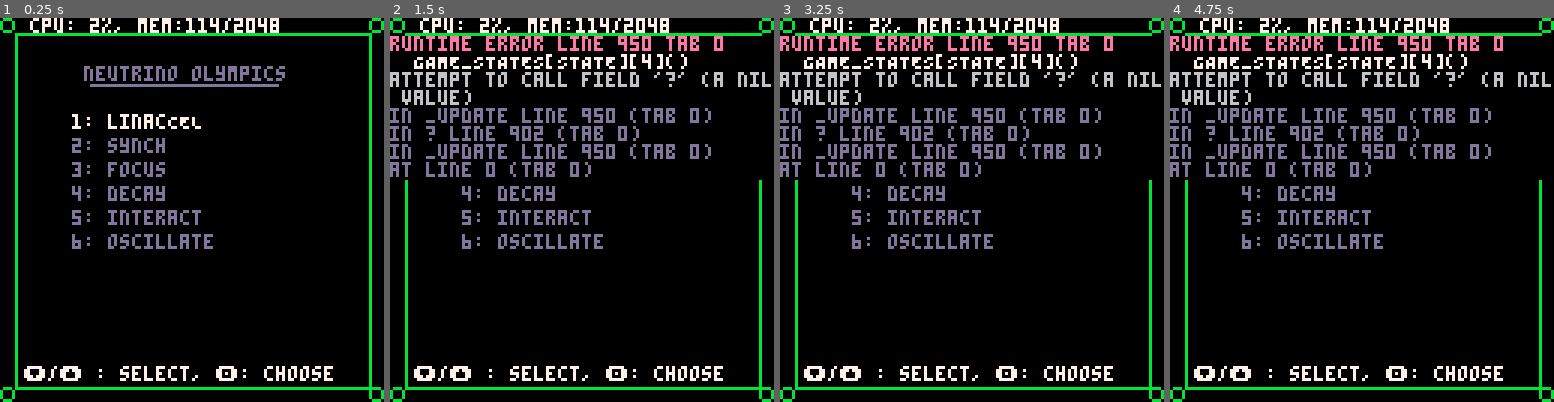
Above: before the commit, frames 1-4 (left to right).
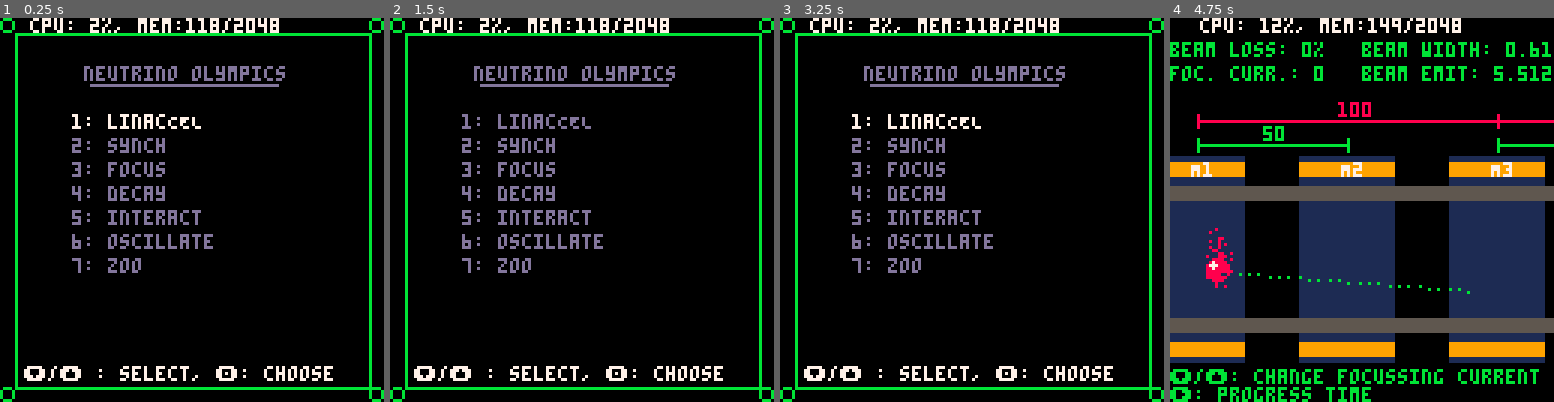
Above: after the commit, the same moments.

Repository: luketpickering/nulympics-pic08
Game: PICO-8 cartridge nulympics.p8
The game is run twice, just before and just after one commit, with the same random seed, the same clock (stepped at 60 frames per second) and the same inputs.
Inputs:
- Up to frame 1 (0.25 s): no input
- Up to frame 2 (1.5 s): tap X (X key) at 0.33, 1.07 s; tap O (Z key) at 0.7 s
- Up to frame 3 (3.25 s): hold Right 1.6-2.1 s; tap O (Z key) every 0.4 s from 1.7 to 2.9 s; tap X (X key) at 1.85, 2.97 s; hold Up 2.15-2.42 s; hold Right 2.47-3.03 s; hold Left from 3.08 s (still down)
- Up to frame 4 (4.75 s): tap O (Z key) every 0.4 s from 3.3 to 4.5 s; release Left at 3.58 s; hold Down 3.63-3.97 s; hold Right 4.02-4.68 s; tap X (X key) at 4.08 s; hold Up from 4.73 s (still down)

The runs differ from the first frame. In frame 1, 0.3% of the frame differs, in the area x 18-57%, y 0-67%; in frame 2, 9.7%; in frame 3, 9.9%; in frame 4, 55%, in the area x 0-100%, y 0-100%.
Error before the commit: runtime error line 950 tab 0; GAME_STATES[STATE][4](); attempt to call field '?' (a nil value)

Commit message:
Adds zoo, updates synch.

Diff:
--- a/components/moveable.lua
+++ b/components/moveable.lua
@@ -4,12 +4,19 @@
     dpdt = vec(), -- velocity
     impulse = vec(), -- force
     kick = function(self, imp)
-      self.impulse = imp
+      -- printh("impulse: "..v2s(self.impulse))
+      self.impulse = vadd(self.impulse, imp)
+      -- printh("--> impulse: "..v2s(self.impulse))
     end,
     update = function(self, dt)
+      -- printh("impulse: "..v2s(self.impulse).." dt: "..dt)
+      -- printh("dpdt:"..v2s(self.dpdt))
       self.dpdt = vadd(self.dpdt, self.impulse)
+      -- printh("--> dpdt:"..v2s(self.dpdt))
       self.impulse = vec()
+      -- printh("pos:"..v2s(self.pos))
       self.pos = vadd(self.pos, vscale(dt, self.dpdt))
+      -- printh("--> pos:"..v2s(self.pos))
     end,
     spr = function(self,s)
       spr(s, self.pos.x-4, self.pos.y-4)
--- a/constants.lua
+++ b/constants.lua
@@ -1,3 +1,8 @@
 DEBUG_LEVEL = 1
 
 NMAXPARTICLES=100
+
+SPEED_OF_LIGHT_pxps=100 --px/s
+
+FPS=30
+FSPEED=1/FPS
--- a/decay/decay.lua
+++ b/decay/decay.lua
@@ -1,17 +1,17 @@
-kINT_PAUSE = 0b1
-kINT_ANGCH = 0b10
-kINT_SHOOT = 0b100
+kDECAY_PAUSE = 0b1
+kDECAY_ANGCH = 0b10
+kDECAY_SHOOT = 0b100
 
 function decay_reset()
-  p = make_moveable(vec(porigin.x, porigin.y))
-  p.nsteps = 0
+  decaypi = make_moveable(vec(porigin.x, porigin.y))
+  decaypi.nsteps = 0
 
   particles = make_particle_list()
   particles:set_cull(150)
 
   circ_choice = -1
   rngr:init()
-  DECAY_STATE = kINT_ANGCH
+  DECAY_STATE = kDECAY_ANGCH
   kick = 20
 end
 
@@ -20,14 +20,16 @@
 
 
   help_text = make_overlay("decay!",
-    { "the aim is to",
-      "make the neutrino",
-      "decay within the.",
-      "detector.",
-      "go",
-      "wild",
-      "young",
-      "one"
+    { "here will go",
+      "some help text",
+      "but for now",
+      "is just a place-",
+      "holder. see if",
+      "you can scroll",
+      "to the bottom",
+      "",
+      "",
+      "nothing here"
     })
 
   porigin = vec(8,60)
@@ -36,17 +38,17 @@
   rngr:set_arc(-0.1, 0.1)
 
   decay_reset()
-  DECAY_STATE += kINT_PAUSE
+  DECAY_STATE += kDECAY_PAUSE
 end
 
 function decay_update()
-  if (btnp(5)) DECAY_STATE = DECAY_STATE^^kINT_PAUSE
+  if (btnp(5)) DECAY_STATE = DECAY_STATE^^kDECAY_PAUSE
 
-  if (DECAY_STATE & kINT_PAUSE == kINT_PAUSE) then
+  if (DECAY_STATE & kDECAY_PAUSE == kDECAY_PAUSE) then
     help_text:update()
   end
 
-  if (DECAY_STATE == kINT_ANGCH) then
+  if (DECAY_STATE == kDECAY_ANGCH) then
       rngr:update(1/30)
 
       if (btnp(4)) then
@@ -55,30 +57,30 @@
         kick = 30
         local vkick = vec(kick*cos(circ_choice),kick*nsin(circ_choice))
         printh(v2s(vkick)..": "..vang(vkick))
-        p:kick(vkick)
+        decaypi:kick(vkick)
 
-        DECAY_STATE = kINT_SHOOT
+        DECAY_STATE = kDECAY_SHOOT
       end
   end
 
-  if(DECAY_STATE == kINT_SHOOT) then
-    p:update(1/30)
+  if(DECAY_STATE == kDECAY_SHOOT) then
+    decaypi:update(1/30)
 
-    particles:update(function(p)
-      p:kick(vec(0,1))
-      p:update(1/30)
+    particles:update(function(decaypi)
+      decaypi:kick(vec(0,1))
+      decaypi:update(1/30)
     end)
 
 
-    if(p.nsteps % 5 == 0) then
+    if(decaypi.nsteps % 5 == 0) then
       particles:add_parts(
-        generate_particles(p.pos, 10, 4)
+        generate_particles(decaypi.pos, 10, 4)
       )
     end
 
-    p.nsteps += 1
+    decaypi.nsteps += 1
 
-    if (not invp(p.pos.x, p.pos.y)) then
+    if (not invp(decaypi.pos.x, decaypi.pos.y)) then
       decay_reset()
     end
   end
@@ -87,16 +89,15 @@
 
 function decay_draw()
   cls()
-  if(DECAY_STATE == kINT_ANGCH) rngr:draw()
-  if(p) then
-    p:spr(4)
-    draw_vel_arrow(p, 0.5, kLBLUE)
-    if (circ_choice > -1) arrow_ang(porigin.x, porigin.y, circ_choice, 5, 3, kWHITE)
+  if(DECAY_STATE == kDECAY_ANGCH) rngr:draw()
+  if(decaypi) then
+    decaypi:spr(kSPR_PION_R)
+    draw_vel_arrow(decaypi, 0.5, kGREEN)
   end
 
   particles:draw()
 
-  if (DECAY_STATE & kINT_PAUSE == kINT_PAUSE) help_text:draw()
+  if (DECAY_STATE & kDECAY_PAUSE == kDECAY_PAUSE) help_text:draw()
 
-  if(circ_choice > -1) print("cir1="..(flr(circ_choice*100)/100), 0, 120, kGREEN)
+  -- if(circ_choice > -1) print("cir1="..(flr(circ_choice*100)/100), 0, 120, kGREEN)
 end
--- a/effects/particles.lua
+++ b/effects/particles.lua
@@ -35,14 +35,16 @@
       self.cull_every = ce
       self.cull_ctr = ce
     end,
+    num = function(self) return #self.particles end,
+    remove_if = function(self, test)
+      for P in all(self.particles) do
+    		if(test(P)) del(self.particles, P)
+  		end
+  	end,
     cull = function(self)
-      for P in all(self.particles) do
-        if( not invp(P.pos.x, P.pos.y) ) then
-          del(self.particles,P)
-        end
-      end
+    	self:remove_if(function(p) return not invp(p.pos.x, p.pox.y) end)
       self.cull_ctr = self.cull_every
-    end
+    end,
 	};
 end
 
--- a/main.lua
+++ b/main.lua
@@ -2,10 +2,11 @@
   menu_time = 0
   GAME_STATES[STATE][2] = false
   selected = 1
+  transitioning = false
 end
 
 function menu_update()
-  menu_time += 1/30
+  menu_time += FSPEED
 
   local ch = 0
   if(btnp(2)) ch -= 1
@@ -16,8 +17,11 @@
   end
 
   if(btnp(4)) then
-    STATE = selected + 1
-    _update()
+    if(#GAME_STATES[selected+1] == 5) then
+      STATE = selected + 1
+      transitioning = true
+      _update()
+    end
   end
 end
 
@@ -52,11 +56,12 @@
 GAME_STATES = {
   {"MENU", true, menu_init, menu_update, menu_draw},
   {"linacCEL"},
-  {"synch", true, accelerate_init, accelerate_update, accelerate_draw},
+  {"synch", true, synch_init, synch_update, synch_draw},
   {"focus", },
   {"decay", true, decay_init, decay_update, decay_draw },
   {"interact"},
   {"oscillate", },
+  {"zoo", true, zoo_init, zoo_update, zoo_draw},
 }
 
 function _init()
@@ -65,7 +70,8 @@
 
 function _update()
   if (GAME_STATES[STATE][2]) GAME_STATES[STATE][3]()
-  GAME_STATES[STATE][4]()
+  GAME_STATES[STATE][4](transitioning)
+  transitioning = false
 end
 
 function _draw()
--- a/nulympics.p8
+++ b/nulympics.p8
@@ -23,6 +23,7 @@
 --effects
 #include effects/particles.lua
 #include effects/show_kinematics.lua
+#include effects/animated_moveable.lua
 
 --physics components
 #include physics/detector.lua
@@ -36,16 +37,9 @@
 #include decay/decay.lua
 #include interact/interact.lua
 #include oscillate/oscillate.lua
+#include zoo/zoo.lua
 
 #include main.lua
-…(8 lines of a section not shown)…
 
 
 
--- /dev/null
+++ b/physics/fourvectors.lua
@@ -0,0 +1,6 @@
+function boost_x(v, frame_vel_pxps)
+	local beta = frame_vel_pxps / SPEED_OF_LIGHT_pxps
+	local gamma = 1/sqrt(1-(beta*beta))
+	return lvect(gamma * (v.x - frame_vel_pxps * v.t), v.y,
+		gamma * ( v.t - (beta * v.x) / SPEED_OF_LIGHT_pxps)
+end
--- a/physics/magnets.lua
+++ b/physics/magnets.lua
@@ -15,14 +15,14 @@
 
   if(abs(disp.x) > mag.hlength) then return 0 end
 
-  if(MAGNETS_DEBUG) then
+  if(false) then
     printh("--mag test: {"..test_pos.x..", "..test_pos.y.."}")
     printh("--mag.center: {"..mag.center.x..", "..mag.center.y.."}")
     printh("--mag disp: {"..disp.x..", "..disp.y.."}")
     printh("--mag force: {"..mag.current.."*"..(disp.y / mag.hwidth).."}")
   end
 
-  return mag.current * (disp.y / mag.hwidth) / 30
+  return mag.current * (disp.y / mag.hwidth) / 10
 
 end
 
@@ -41,10 +41,10 @@
 
   if(abs(mag.current) > 0) then
     -- into is 41, out is 40
-    local sprn = {40, 41};
+    local sprn = {17, 18};
     if(mag.current < 0) then
-      sprn[1] = 41
-      sprn[2] = 40
+      sprn[1] = 18
+      sprn[2] = 17
       print("D", mag.center.x - 1,mag.center.y - 4, kWHITE)
     else
       print("F", mag.center.x - 1,mag.center.y - 4, kWHITE)
@@ -56,3 +56,15 @@
   end
 
 end
+
+function get_bfield_list(maglist, test_pos)
+  local bf = 0
+  -- local ctr = 1
+  for M in all(maglist) do
+      -- printh("mag["..ctr.."] @ "..M.current..", pos:"..v2s(test_pos).." = "..get_bfield(M, test_pos) )
+      bf += get_bfield(M, test_pos)
+    -- ctr += 1
+  end
+  -- printh("total bf = "..bf)
+  return bf
+end
--- a/physics/particles.lua
+++ b/physics/particles.lua
@@ -0,0 +1,5 @@
+kSPR_PROTON_R = 1
+kSPR_PIP_R = 4
+kSPR_PIM_R = 7
+kSPR_MU_R = 10
+kSPR_NU_R = 13
--- a/synch/synch.lua
+++ b/synch/synch.lua
@@ -1,46 +1,58 @@
-
-function accelerate_init()
-  init_debug()
-
-  MAGSPACING=128
-
+kSYN_PAUSE = 0b1
+kSYN_RUN = 0b10
+kSYN_WIN = 0b100
+kSYN_END = 0b1000
+
+function synch_init()
+  MAGSPACING=100
+
+  MSPACE_MIN=50
+  MSPACE_MAX=256
   MAGSPACING=clamp(MAGSPACING,MSPACE_MIN,MSPACE_MAX)
 
+  FODO_MIN=50
   FODOGAP = FODO_MIN
   FODOGAP=clamp(FODOGAP,FODO_MIN,MAGSPACING)
 
   WINDIST=10000
 
-  ACC_STATE=kSTART
-
   MAGNETS = {}
-  add(MAGNETS, create_magnet(vec(64,80),vec(16,32)))
-  add(MAGNETS, create_magnet(vec(64+FODOGAP,80),vec(16,32)))
-  add(MAGNETS, create_magnet(vec(64+MAGSPACING,80),vec(16,32)))
-  add(MAGNETS, create_magnet(vec(64+FODOGAP+MAGSPACING,80),vec(16,32)))
-  add(MAGNETS, create_magnet(vec(64+(2*MAGSPACING),80),vec(16,32)))
-  add(MAGNETS, create_magnet(vec(64+FODOGAP+(2*MAGSPACING),80),vec(16,32)))
+  add(MAGNETS, create_magnet(vec(64,80),vec(16,30)))
+  add(MAGNETS, create_magnet(vec(64+FODOGAP,80),vec(16,30)))
+  add(MAGNETS, create_magnet(vec(64+MAGSPACING,80),vec(16,30)))
+  add(MAGNETS, create_magnet(vec(64+FODOGAP+MAGSPACING,80),vec(16,30)))
+  add(MAGNETS, create_magnet(vec(64+(2*MAGSPACING),80),vec(16,30)))
+  add(MAGNETS, create_magnet(vec(64+FODOGAP+(2*MAGSPACING),80),vec(16,30)))
   MAGNETS[1].current = 0
 
-  PROTONS = {}
-  add(PROTONS, create_proton(vec(rnd(16),80 - 16 + rnd(32)), vec(100,rnd(20)-10),5))
-  add(PROTONS, create_proton(vec(rnd(16),80 - 16 + rnd(32)), vec(100,rnd(20)-10),5))
-  add(PROTONS, create_proton(vec(rnd(16),80 - 16 + rnd(32)), vec(100,rnd(20)-10),5))
-  add(PROTONS, create_proton(vec(rnd(16),80 - 16 + rnd(32)), vec(100,rnd(20)-10),5))
-  add(PROTONS, create_proton(vec(rnd(16),80 - 16 + rnd(32)), vec(100,rnd(20)-10),5))
-  add(PROTONS, create_proton(vec(rnd(16),80 - 16 + rnd(32)), vec(100,rnd(20)-10),5))
-
-  player_proton = create_proton(vec(8,80 - 16 + rnd(32)), vec(100,rnd(20)-10))
-
   make_beampipe()
 
-  ACC_STATE=kRUN
+  beam_width = 0
+  beam_emittance = 0
+
+  synch_nprotons = 50
+  synch_protons = make_particle_list()
+  synch_protons:add_parts(generate_particles(vec(5,80),synch_nprotons, 5, true, kRED))
+  synch_protons:update(function(p)
+      p:kick(vec(100, rnd(20) - 10))
+      p:update(0)
+      beam_width += abs(p.pos.y - bp.y)
+      beam_emittance += abs(p.dpdt.y)
+  end)
+  beam_width /= synch_protons:num()
+  beam_emittance /= synch_protons:num()
+
+  player_proton = make_particle(vec(5,80), nil, kSPR_PROTON_R)
+  player_proton:kick(vec(100,rnd(20) - 10))
+  player_proton:update(0)
+
+
+  SYN_STATE=kSYN_RUN
 
   GAME_STATES[STATE][2] = false
 end
 
-function accelerate_update()
-
+function synch_update()
   if((MAGNETS[3].center.x + MAGNETS[3].hlength - player_proton.pos.x) < 0) then
     MAGNETS[1] = MAGNETS[3]
     MAGNETS[2] = MAGNETS[4]
@@ -52,51 +64,52 @@
     MAGNETS[6].current = MAGNETS[2].current
   end
 
-  if(ACC_STATE == kRUN) then
+  if(SYN_STATE == kSYN_RUN) then
     read_input()
-    local bf = 0
-    for M in all(MAGNETS) do
-      bf += get_bfield(M, player_proton.pos)
-    end
-    force(player_proton, vec(0,-player_proton.dpdt.x * bf))
-    advance(player_proton, 1/30)
-
-    for P in all(PROTONS) do
-      local bf = 0
-      for M in all(MAGNETS) do
-        bf += get_bfield(M, P.pos)
-      end
-
-      force(P, vec(0,-P.dpdt.x * bf))
-      advance(P, 1/30)
+
+    if btn(1) then
+      local bf = get_bfield_list(MAGNETS, player_proton.pos)
+      player_proton:kick(vec(0, - player_proton.dpdt.x * bf))
+      player_proton:update(FSPEED)
+
+      beam_width = 0
+      beam_emittance = 0
+
+      synch_protons:update(function(p)
+        local bf = get_bfield_list(MAGNETS, p.pos)
+        beam_width += p.pos.y - bp.y
+        beam_emittance += abs(p.dpdt.y)
+        p:kick(vec(0, - p.dpdt.x * bf))
+        p:update(FSPEED)
+      end)
+
+      beam_width /= synch_protons:num()
+      beam_emittance /= synch_protons:num()
     end
 
     if(abs(player_proton.pos.y - bp.y) > (bp.hwy-2)) then
-      ACC_STATE = kEND
+      printh("beam loss: "..v2s(player_proton.pos)..", "..v2s(bp)..", bhy: "..bp.hwy)
+      SYN_STATE = kSYN_END
     end
 
     if(player_proton.pos.x > WINDIST) then
-      ACC_STATE = kWIN
-    end
-
-    for P in all(PROTONS) do
-      if(abs(P.pos.y - bp.y) > (bp.hwy-2)) then
-        del(PROTONS,P)
-      end
-    end
+      SYN_STATE = kSYN_WIN
+    end
+
+    synch_protons:remove_if(function(p) return (abs(p.pos.y - bp.y) > (bp.hwy-2)) end)
   end
 
   camera(player_proton.pos.x - 16, 0)
 end
 
-function accelerate_draw()
-
-  if(ACC_STATE==kEND) then
+function synch_draw()
+
+  if(SYN_STATE==kSYN_END) then
     print("BEAM LOSS!", 0,24)
     return
   end
 
-  if(ACC_STATE==kWIN) then
+  if(SYN_STATE==kSYN_WIN) then
     print("You made it to the beam window", 0,24)
     return
   end
@@ -136,27 +149,23 @@
       deltax/2 + x1 - 3, y1 - 6, kRED)
   end
 
-  for P in all(PROTONS) do
-    draw_moveable(P)
-  end
+  synch_protons:draw()
 
   draw_beampipe()
-  draw_moveable(player_proton)
-
-  local testp = create_moveable(player_proton.pos, player_proton.dpdt)
-  local bf = 0
+
+  player_proton:spr(player_proton.spr_id)
+
+  local testp = make_moveable(player_proton.pos)
+  testp.dpdt = player_proton.dpdt
 
   for Tf = 0, 360 do
-    advance(testp, 1/30)
-    bf = 0
-
-    for M in all(MAGNETS) do
-      bf += get_bfield(M, testp.pos)
-    end
-
-    force(testp, vec(0,-testp.dpdt.x * bf))
+    testp:update(FSPEED)
+
+    local bf = get_bfield_list(MAGNETS, testp.pos)
+    testp:kick(vec(0, - testp.dpdt.x * bf))
+
     if((Tf > 0) and (Tf%1)==0) then
-      pset(testp.pos.x, testp.pos.y, 11)
+      testp:pset(kGREEN)
     end
 
     if(abs(testp.pos.y - bp.y) > (bp.hwy-2)) then
@@ -176,6 +185,7 @@
 function make_beampipe()
   bp={}
   bp.y = 80
+  bp.x = 0
   bp.hwy = 20 -- y half width in px
 end
 
@@ -185,21 +195,7 @@
 end
 
 function read_input()
-  local fododelta = 0
-  local magspacedelta = 0
   local delta = 1
-  if (btn(5)) then
-    delta = 5
-  end
-
-  if (btn(4)) then
-    if (btnp(0)) magspacedelta-=delta --left
-    if (btnp(1)) magspacedelta+=delta --right
-  else
-    if (btnp(0)) fododelta-=delta --left
-    if (btnp(1)) fododelta+=delta --right
-  end
-
   local magdelta = 0
   if (btnp(2)) magdelta += delta --up
   if (btnp(3)) magdelta -= delta --down
@@ -211,19 +207,16 @@
       MAGNETS[M].current = clamp(MAGNETS[M].current + (magdelta/5),-5,5)
     end
   end
-
-  MAGSPACING = clamp(MAGSPACING + magspacedelta, MSPACE_MIN, MSPACE_MAX)
-
-  FODOGAP = clamp(FODOGAP + fododelta, FODO_MIN, MAGSPACING)
-
 end
 
 function show_debug()
-  vpprint("sep/curr: \139/\131: down \145/\148: up. ",0,116)
-  vpprint("\142: pair sep.   \151: x5 ",0,123)
-  vpprint("game ACC_state:"..ACC_STATE_NAMES[ACC_STATE],0,0)
-  vpprint("cpu: "..flr(stat(1)*100).."%, MEM:"..flr(stat(0)).."/2048",0,8)
-  vpprint("curr: "..MAGNETS[1].current,90,0)
-  vpprint("pair: "..FODOGAP,90,8)
-  vpprint("grp: "..MAGSPACING,90,16)
-end
+  vpprint("\131/\148: change focussing current",0,117)
+  vpprint("\145: progress time",0,123)
+  -- vpprint("\142: pair sep.   \151: x5 ",0,123)
+  vpprint("beam loss: "..flr(100*(synch_nprotons - synch_protons:num())/(1 + synch_nprotons)).."%",
+    0,8, kGREEN)
+  vpprint("beam width: "..beam_width, 64, 8, kGREEN)
+  vpprint("beam emit: "..beam_emittance,64,16,kGREEN)
+  vpprint("foc. curr.: "..MAGNETS[1].current,0,16,kGREEN)
+
+end
--- /dev/null
+++ b/utils/units.lua
@@ -0,0 +1,7 @@
+function speed_to_pxps(s_pxpu)
+	return s_pxpu * FPS
+end
+
+function speed_to_pxpu(s_pxps)
+	return s_pxps / FPS
+end
--- a/utils/vectors.lua
+++ b/utils/vectors.lua
@@ -1,5 +1,9 @@
 function vec(x,y)
 	return {x = x or 0, y = y or 0}
+end
+
+function lvec(x,y,t)
+	return {x = x or 0, y = y or 0, t = t or 0}
 end
 
 function vadd(a, b)
--- /dev/null
+++ b/zoo/zoo.lua
@@ -0,0 +1,43 @@
+function zoo_init()
+  zoo_particles = {
+    {make_moveable(vec(20,30)), kSPR_PROTON_R, "proton"},
+    {make_moveable(vec(60,30)), kSPR_PIP_R, "pion+"},
+    {make_moveable(vec(100,30)), kSPR_PIM_R, "pion-"},
+    {make_moveable(vec(20,60)), kSPR_MU_R, "muon"},
+    {make_moveable(vec(60,60)), kSPR_NU_R, "neutrino"},
+  }
+  GAME_STATES[STATE][2] = false
+  part_selected = 1
+
+  zoo_time = 0
+end
+
+function zoo_update(transitioning)
+  zoo_time += FSPEED
+
+  if (btnp(4) and not transitioning) STATE = 1
+
+  local ch = 0
+  if(btnp(2)) ch -= 1
+  if(btnp(3)) ch += 1
+
+  if(ch != 0) then
+    part_selected = clamp(part_selected + ch, 1, #zoo_particles)
+    zoo_time = 0
+  end
+
+end
+
+function zoo_draw()
+  cls()
+  for I = 1, #zoo_particles do
+    local P = zoo_particles[I]
+    P[1]:spr(P[2])
+    print(P[3], P[1].pos.x - 4 - (#P[3]), P[1].pos.y-12,
+          (I == part_selected) and
+          (zoo_time < 0.5) and kWHITE or kSLATE)
+
+  zoo_time = zoo_time % 1
+  print("\131/\148 : select, \142: choose",8,116,kWHITE)
+  end
+end
Empty file added: effects/animated_moveable.lua
Not shown, changed: 32 lines of the sprite sheet (__gfx__) section of nulympics.p8
